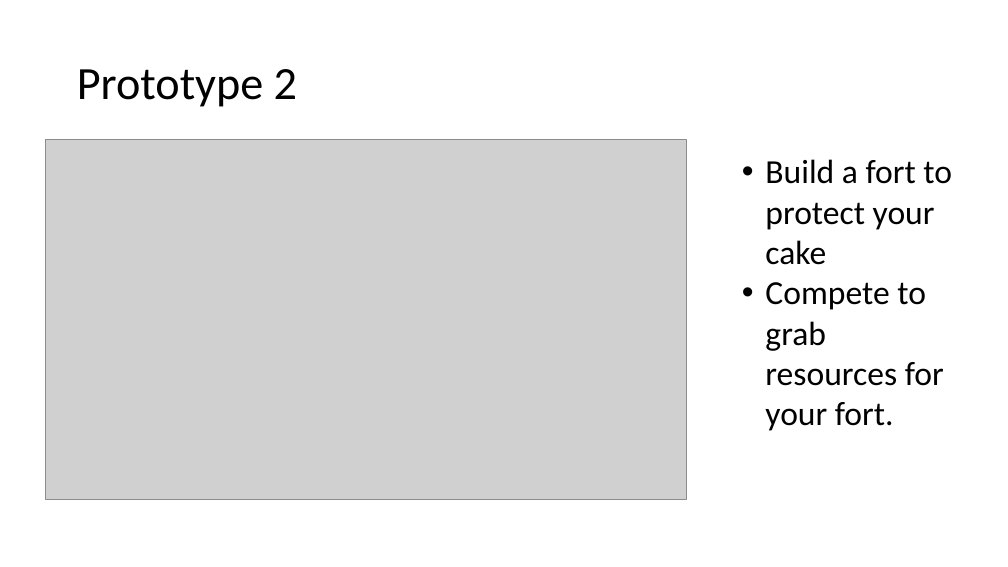
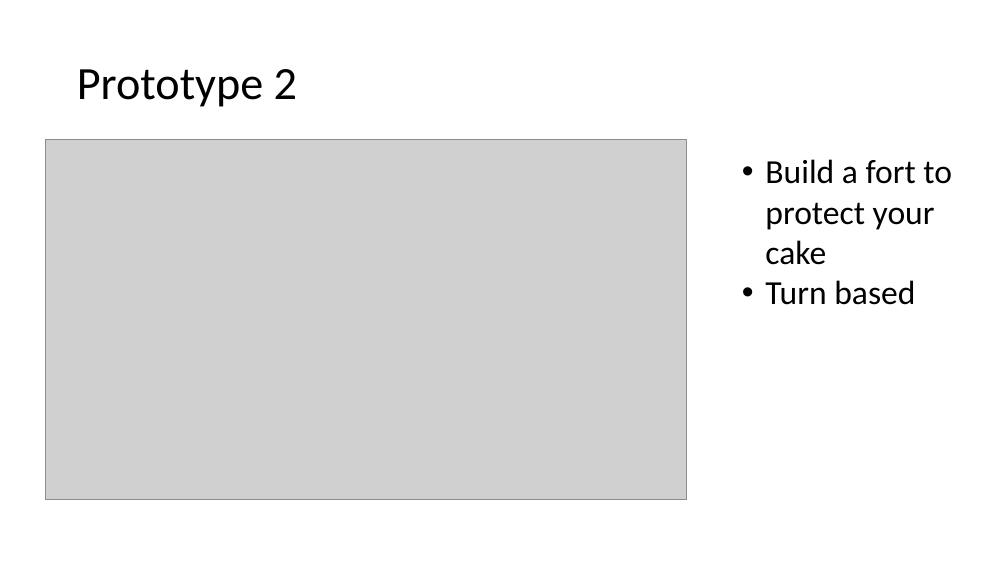
Before and after one commit to UoSGamesGroups/second-semester-dm-group-3, a slide deck: slide 3 of Presentations/L6 Ubisoft Design Masterclass 1.pptx. Drawn at 1008x567 pixels with LibreOffice and Linux fonts; fonts in the diff are those of the drawing; grey boxes stand for pictures. Boxes give left, top, right and bottom in pixels: in the first picture for what was removed or moved away, otherwise in the second. Text is boxed around its words. In the diff, an @@ line names an element or a change of style, - is before the commit and + after.

```diff
--- a/Presentations/L6 Ubisoft Design Masterclass 1.pptx
+++ b/Presentations/L6 Ubisoft Design Masterclass 1.pptx
@@ text at box(765, 280, 915, 305): text changed @@
-• Compete to grab resources for your fort.
+• Turn based
```
Also in this commit, not shown: 1 other slide changed, 2 other files.
